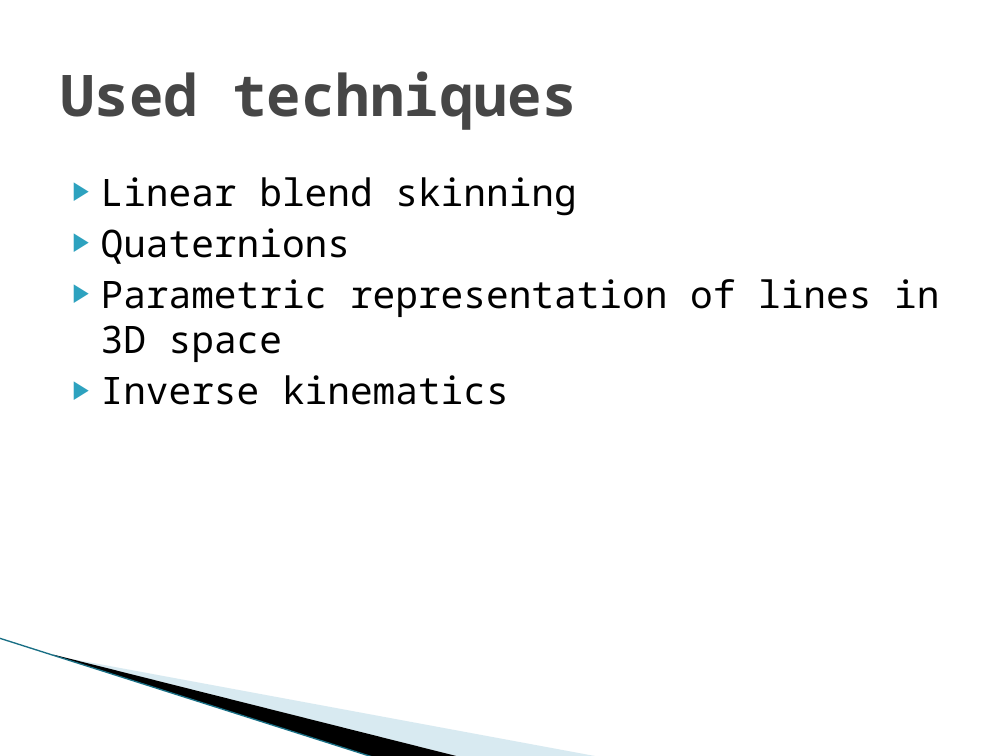
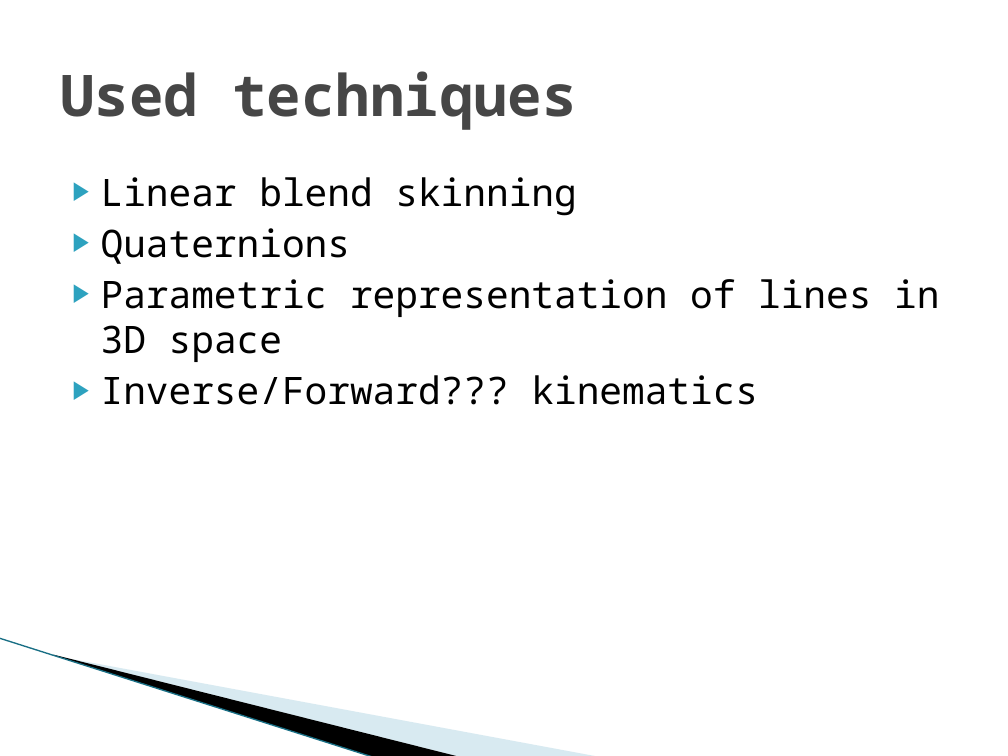
Before and after one commit to hobama/cvg01, a slide deck: slide 8 of docs/Presentation/Presentation.pptx (slide 7 before the commit). Drawn at 1008x756 pixels with LibreOffice and Linux fonts; fonts in the diff are those of the drawing; background and template pictures are left out. Boxes give left, top, right and bottom in pixels: in the first picture for what was removed or moved away, otherwise in the second. Text is boxed around its words. In the diff, an @@ line names an element or a change of style, - is before the commit and + after.

```diff
--- a/docs/Presentation/Presentation.pptx
+++ b/docs/Presentation/Presentation.pptx
@@ text at (101,375,758,405): text changed @@
-▶ Inverse kinematics
+▶ Inverse/Forward??? kinematics
```
Also in this commit, not shown: 5 other slides changed, 4 slides added.
